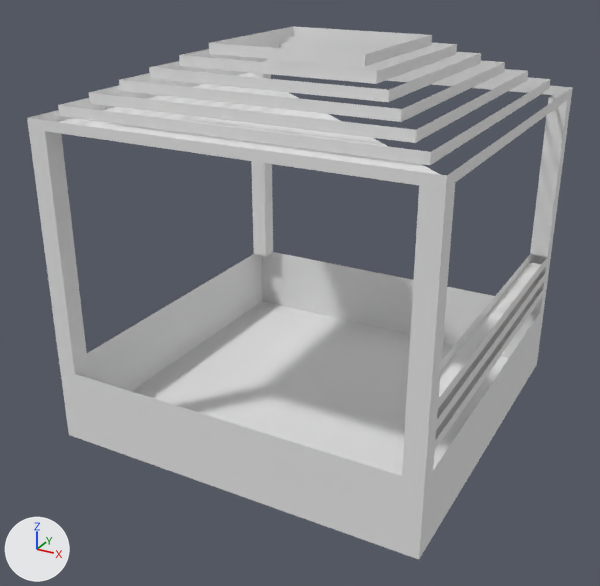
A saved change to the OBJ model GenWorldGame/Assets/Voxels/Arbor.obj.
The view is the same before and after, from a 50 mm lens placed at (3.83, -7.44, 4.98), pointed at (-0.09, -0.33, 1.43). Arrows for +X, +Y and +Z are at lower left; the lights stay in place. Where no turn or scale is listed for an object, it has been applied to the vertices. Vertices at the same position are counted once.

Names of what the first picture shows: 'Untitled'.
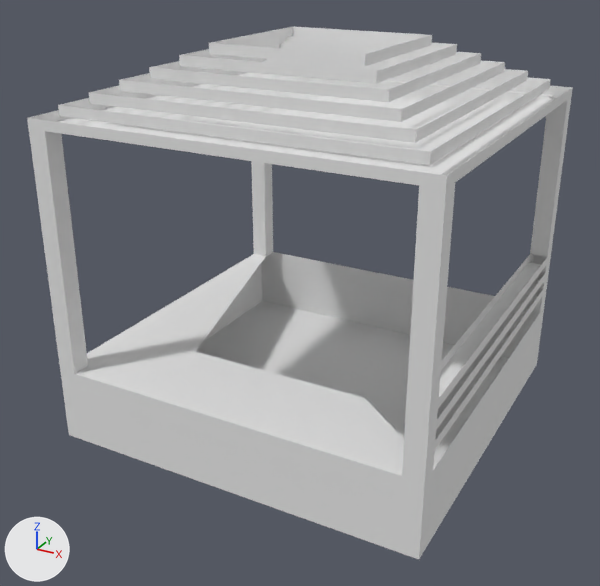
Commit message: [pt] Added more words to wordiness.txt

Pixel boxes [x1, y1, x2, y2] of what changed, in the pictures (600 x 586 px):
part 1 of me_untitled, added
    after: [75, 254, 404, 476]
part 2 of me_untitled, added
    after: [253, 73, 556, 176]

What changed in the scene script:
```text
Change me_untitled:
    where me_untitled.from_pydata(...)  # 114 vertices, 175 faces; spans x -2.0..2.0, y -2.0..2.0, z 0.0..4.0
    used by ob_untitled; location = (0.0, 0.0, 0.0)
    verts and faces of me_untitled; kept vertices keep their numbers, new ones are numbered from 114
    before: 3 (-2.0, -1.8, 0.8), 4 (-2.0, 1.8, 0.8) at pixel (253, 253), 34 (1.8, -2.0, 0.8) at pixel (401, 475), 35 (1.8, -1.8, 0.8), 54 (-1.8, -2.0, 0.8) at pixel (74, 373)
    before: 55 (-1.8, -1.8, 0.8) at pixel (88, 365), 56 (-1.8, 1.8, 0.8) at pixel (265, 256), 89 (2.0, -1.8, 0.8) at pixel (433, 470)
    before: 7 (-2.0, 1.8, 3.3), 52 (1.8, 1.8, 3.3) at pixel (548, 98), 53 (1.8, 2.0, 3.3) at pixel (552, 95), 60 (-1.8, 1.8, 3.3), 61 (-1.8, 2.0, 3.3)
    before: 104 (2.0, -1.8, 3.3) at pixel (455, 182), 105 (2.0, 1.8, 3.3) at pixel (567, 99)
    me_untitled part 1
    add verts[114] = (-1.0, -1.0, 0.8)  # pixel (195, 351)
    add verts[115] = (1.0, -1.0, 0.8)  # pixel (364, 397)
    add faces += [(34, 55, 54), (34, 35, 55), (3, 55, 114), (35, 89, 114), (35, 114, 55), (89, 115, 114)]
    add faces += [(3, 114, 4), (4, 114, 56)]
    me_untitled part 2
    add faces += [(7, 60, 104), (52, 104, 60), (52, 105, 104), (52, 60, 61), (52, 61, 53)]
```
